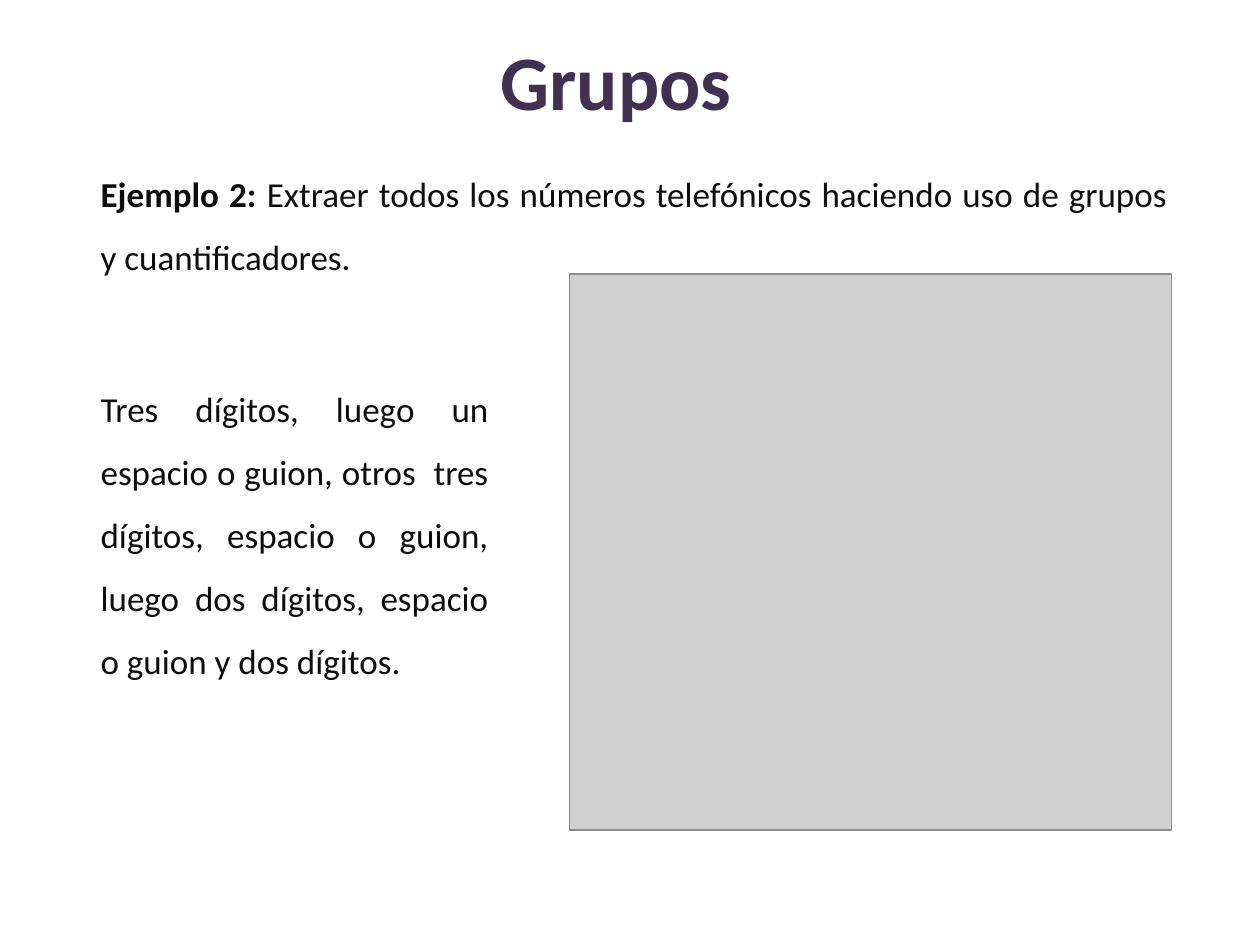
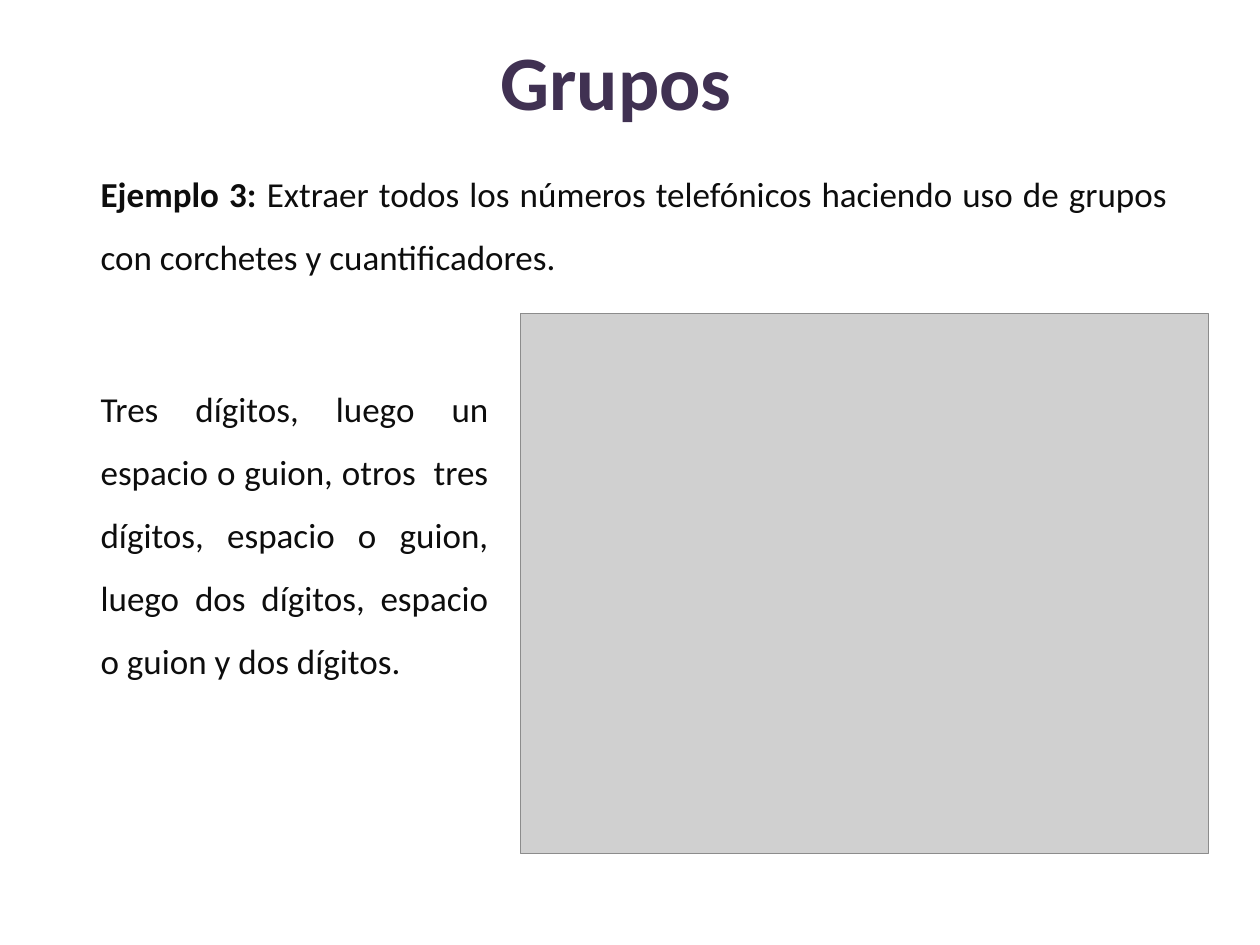
Before and after one commit to lizetheP/Analitica, a slide deck: slide 48 of CalendarioAgo24/presentaciones/18_Expresiones_regulares.pptx (slide 47 before the commit). Drawn at 1260x945 pixels with LibreOffice and Linux fonts; fonts in the diff are those of the drawing; grey boxes stand for pictures. Boxes give left, top, right and bottom in pixels: in the first picture for what was removed or moved away, otherwise in the second. Text is boxed around its words. In the diff, an @@ line names an element or a change of style, - is before the commit and + after.

```diff
--- a/CalendarioAgo24/presentaciones/18_Expresiones_regulares.pptx
+++ b/CalendarioAgo24/presentaciones/18_Expresiones_regulares.pptx
@@ text at <box>101,182,1167,276</box>: text changed @@
-Ejemplo 2: Extraer todos los números telefónicos haciendo uso de grupos y cuantificadores.
+Ejemplo 3: Extraer todos los números telefónicos haciendo uso de grupos con corchetes y cuantificadores.
@@ picture: place and size @@
-picture at <box>570,275,1172,830</box>
+picture at <box>520,314,1208,853</box>
```
Also in this commit, not shown: 9 other slides changed, 1 slide added, 13 other files.
